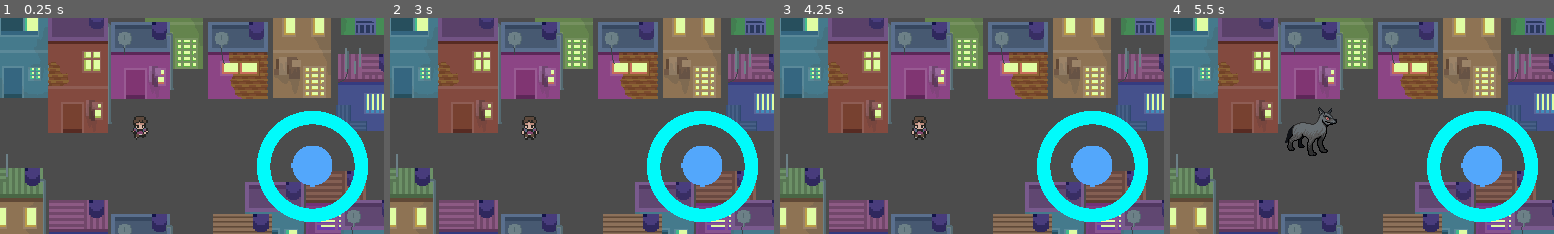
Above: before the commit, frames 1-4 (left to right).
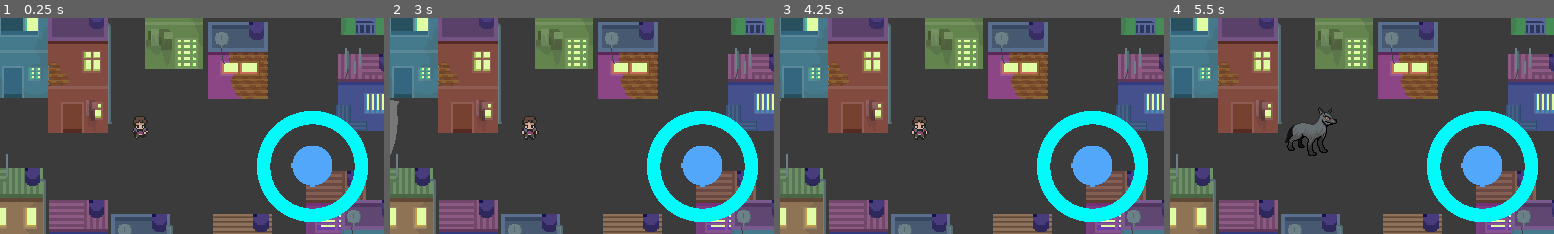
Above: after the commit, the same moments.

Repository: StitchedTeam/werewolf
Game: Godot game, scene res://Sandbox/Sandbox.tscn
The game is run twice, just before and just after one commit, with the same random seed, the same clock (stepped at 60 frames per second) and the same inputs. This scene is started directly instead of the project's main scene.
Inputs (mouse positions are in pixels of both pictures, inside the frame that each line leads up to):
- Up to frame 1 (0.25 s): no input
- Up to frame 2 (3 s): tap Enter at 0.5, 2 s; move the mouse to (666, 115) at 0.52 s; press the mouse at (666, 115) at 0.53 s; hold Right (ui_right) 0.53-1.28 s; tap Space (ui_select) at 0.77, 1.25, 1.52, 2.75 s; move the mouse to (505, 136) at 1.27 s; release the mouse at (505, 136) at 1.28 s; hold Left (ui_left) 1.28-2.03 s; click (505, 136) at 1.35 s; move the mouse to (620, 78) at 2.02 s; press the mouse at (620, 78) at 2.03 s; hold Right (ui_right) from 2.03 s (still down); move the mouse to (562, 169) at 2.77 s; release the mouse at (562, 169) at 2.78 s; click (562, 169) at 2.85 s
- Up to frame 3 (4.25 s): tap Space (ui_select) at 3.02, 3.77 s; move the mouse to (1087, 158) at 3.52 s; release Right (ui_right) at 3.53 s; press the mouse at (1087, 158) at 3.53 s; hold Left (ui_left) from 3.53 s (still down)
- Up to frame 4 (5.5 s): keep holding Left (ui_left); move the mouse to (1246, 93) at 4.27 s; release the mouse at (1246, 93) at 4.28 s; click (1246, 93) at 4.35 s; tap Space (ui_select) at 4.52 s; tap Enter at 5 s; move the mouse to (1381, 126) at 5.02 s; press the mouse at (1381, 126) at 5.03 s

The runs differ from the first frame. In frame 1, 13% of the frame differs, in the area x 28-87%, y 0-100%; in frame 2, 14%, in the area x 0-87%, y 0-100%; in frame 3, 13%; in frame 4, 13%.

Commit message:
Added 2D lighting to Sandbox scene

Diff:
--- a/Werewolf/Props/Scenario.tscn
+++ b/Werewolf/Props/Scenario.tscn
@@ -21,7 +21,7 @@
 collision_mask = 1
 occluder_light_mask = 1
 format = 1
-tile_data = PoolIntArray( -262134, 23, 0, -196604, 21, 0, -65537, 0, 0, -131069, 17, 0, -131066, 5, 0, -131064, 6, 0, -65535, 18, 0, -65526, 3, 0, 196615, 1, 0, 327679, 19, 0, 262147, 17, 0, 262150, 23, 0, 262153, 15, 0, 327681, 13, 0, 327690, 0, 0 )
+tile_data = PoolIntArray( -262134, 23, 0, -196604, 21, 0, -65537, 0, 0, -131066, 5, 0, -65535, 18, 0, -65526, 3, 0, 327679, 19, 0, 262147, 17, 0, 262150, 23, 0, 262153, 15, 0, 327681, 13, 0, 327690, 0, 0 )
 _sections_unfolded = [ "Cell", "Collision", "tile_set" ]
 __meta__ = {
 "_edit_lock_": true
--- a/Werewolf/Sandbox/Sandbox.gd
+++ b/Werewolf/Sandbox/Sandbox.gd
@@ -9,6 +9,7 @@
 func _process(delta):
 	find_direction_axis()
 	debug_wolf_mode()
+	debug_lighting()
 	pass
 
 func find_direction_axis():
@@ -42,3 +43,11 @@
 	if Input.is_action_just_pressed("ui_select"):
 		$Werewolf.switch_human()
 	pass
+
+func debug_lighting():
+	if Input.is_action_pressed("ui_right"):
+		$Light2D.position.x += 1
+	elif Input.is_action_pressed("ui_left"):
+		$Light2D.position.x -= 1
+
+	pass
--- a/Werewolf/Sandbox/Sandbox.tscn
+++ b/Werewolf/Sandbox/Sandbox.tscn
@@ -1,17 +1,196 @@
-[gd_scene load_steps=5 format=2]
+[gd_scene load_steps=11 format=2]
 
 [ext_resource path="res://Sandbox/Sandbox.gd" type="Script" id=1]
-[ext_resource path="res://Props/Scenario.tscn" type="PackedScene" id=2]
-[ext_resource path="res://Characters/Werewolf.tscn" type="PackedScene" id=3]
-[ext_resource path="res://UI/PlayerControl.tscn" type="PackedScene" id=4]
+[ext_resource path="res://Assets/Sprites/Placeholder/bg.png" type="Texture" id=2]
+[ext_resource path="res://Props/Scenario.tscn" type="PackedScene" id=3]
+[ext_resource path="res://Characters/Werewolf.tscn" type="PackedScene" id=4]
+[ext_resource path="res://UI/PlayerControl.tscn" type="PackedScene" id=5]
+[ext_resource path="res://Assets/Sprites/Placeholder/white_large.png" type="Texture" id=6]
+
+[sub_resource type="OccluderPolygon2D" id=1]
+
+closed = false
+cull_mode = 0
+polygon = PoolVector2Array( -30, 54, -30, -37, 29, -37, 29, 54 )
+_sections_unfolded = [ "polygon" ]
+
+[sub_resource type="OccluderPolygon2D" id=2]
+
+closed = false
+cull_mode = 0
+polygon = PoolVector2Array( -32, 27, -32, -21, 28, -21, 28, 28 )
+_sections_unfolded = [ "polygon" ]
+
+[sub_resource type="Animation" id=3]
+
+resource_name = "LightCycle"
+length = 1.0
+loop = false
+step = 0.1
+tracks/0/type = "value"
+tracks/0/path = NodePath("Area2D:position")
+tracks/0/interp = 1
+tracks/0/loop_wrap = true
+tracks/0/imported = false
+tracks/0/enabled = true
+tracks/0/keys = {
+"times": PoolRealArray( 0 ),
+"transitions": PoolRealArray( 1 ),
+"update": 0,
+"values": [ Vector2( 0, 0 ) ]
+}
+
+[sub_resource type="ConvexPolygonShape2D" id=4]
+
+custom_solver_bias = 0.0
+points = PoolVector2Array( 0.14, -10, 8.66025, 5, -8.66025, 5 )
+_sections_unfolded = [ "points" ]
 
 [node name="Sandbox" type="Node"]
 script = ExtResource( 1 )
 
-[node name="Scenario" parent="." instance=ExtResource( 2 )]
+[node name="bg" type="Sprite" parent="."]
+position = Vector2( 160, 128 )
+texture = ExtResource( 2 )
+__meta__ = {
+"_edit_lock_": true
+}
 
-[node name="Werewolf" parent="." instance=ExtResource( 3 )]
+[node name="Scenario" parent="." instance=ExtResource( 3 )]
+
+[node name="Werewolf" parent="." instance=ExtResource( 4 )]
 position = Vector2( 140, 110 )
 
-[node name="PlayerControl" parent="." instance=ExtResource( 4 )]
+[node name="PlayerControl" parent="." instance=ExtResource( 5 )]
 position = Vector2( 312, 148 )
+z_index = 1
+_sections_unfolded = [ "Grow Direction", "Transform", "Z Index" ]
+
+[node name="Light2D" type="Light2D" parent="."]
+position = Vector2( -1001, -48 )
+enabled = true
+editor_only = false
+texture = ExtResource( 6 )
+offset = Vector2( 0, 0 )
+texture_scale = 1.0
+color = Color( 1, 1, 1, 1 )
+energy = 1.0
+mode = 0
+range_height = 0.0
+range_z_min = -1024
+range_z_max = 0
+range_layer_min = 0
+range_layer_max = 0
+range_item_cull_mask = 1
+shadow_enabled = true
+shadow_color = Color( 0, 0, 0, 0 )
+shadow_buffer_size = 2048
+shadow_gradient_length = 0.0
+shadow_filter = 0
+shadow_filter_smooth = 0.0
+shadow_item_cull_mask = 1
+_sections_unfolded = [ "Shadow" ]
+
+[node name="LightOccluding" type="Node2D" parent="."]
+editor/display_folded = true
+
+[node name="TwoPavement" type="Node2D" parent="LightOccluding"]
+editor/display_folded = true
+
+[node name="TwoPavement" type="LightOccluder2D" parent="LightOccluding/TwoPavement"]
+position = Vector2( 18, 26 )
+occluder = SubResource( 1 )
+light_mask = 1
+_sections_unfolded = [ "occluder" ]
+
+[node name="TwoPavement2" type="LightOccluder2D" parent="LightOccluding/TwoPavement"]
+position = Vector2( 79, 61 )
+occluder = SubResource( 1 )
+light_mask = 1
+_sections_unfolded = [ "occluder" ]
+
+[node name="TwoPavement3" type="LightOccluder2D" parent="LightOccluding/TwoPavement"]
+position = Vector2( 175, -3 )
+occluder = SubResource( 1 )
+light_mask = 1
+_sections_unfolded = [ "occluder" ]
+
+[node name="TwoPavement4" type="LightOccluder2D" parent="LightOccluding/TwoPavement"]
+position = Vector2( 14, 218 )
+occluder = SubResource( 1 )
+light_mask = 1
+_sections_unfolded = [ "occluder" ]
+
+[node name="TwoPavement5" type="LightOccluder2D" parent="LightOccluding/TwoPavement"]
+position = Vector2( 78, 250 )
+occluder = SubResource( 1 )
+light_mask = 1
+_sections_unfolded = [ "occluder" ]
+
+[node name="TwoPavement6" type="LightOccluder2D" parent="LightOccluding/TwoPavement"]
+position = Vector2( 337, 221 )
+occluder = SubResource( 1 )
+light_mask = 1
+_sections_unfolded = [ "occluder" ]
+
+[node name="TwoPavement7" type="LightOccluder2D" parent="LightOccluding/TwoPavement"]
+position = Vector2( 372, 250 )
+occluder = SubResource( 1 )
+light_mask = 1
+_sections_unfolded = [ "occluder" ]
+
+[node name="OnePavement" type="Node2D" parent="LightOccluding"]
+editor/display_folded = true
+
+[node name="OnePavement" type="LightOccluder2D" parent="LightOccluding/OnePavement"]
+position = Vector2( 370, 86 )
+occluder = SubResource( 2 )
+light_mask = 1
+_sections_unfolded = [ "occluder" ]
+
+[node name="OnePavement2" type="LightOccluder2D" parent="LightOccluding/OnePavement"]
+position = Vector2( 373, -10 )
+occluder = SubResource( 2 )
+light_mask = 1
+_sections_unfolded = [ "occluder" ]
+
+[node name="OnePavement3" type="LightOccluder2D" parent="LightOccluding/OnePavement"]
+position = Vector2( 245, 246 )
+occluder = SubResource( 2 )
+light_mask = 1
+_sections_unfolded = [ "occluder" ]
+
+[node name="OnePavement4" type="LightOccluder2D" parent="LightOccluding/OnePavement"]
+position = Vector2( 240, 54 )
+occluder = SubResource( 2 )
+light_mask = 1
+_sections_unfolded = [ "occluder" ]
+
+[node name="OnePavement5" type="LightOccluder2D" parent="LightOccluding/OnePavement"]
+position = Vector2( 141, 248 )
+occluder = SubResource( 2 )
+light_mask = 1
+_sections_unfolded = [ "occluder" ]
+
+[node name="AnimationPlayer" type="AnimationPlayer" parent="."]
+root_node = NodePath("..")
+autoplay = ""
+playback_process_mode = 1
+playback_default_blend_time = 0.0
+playback_speed = 1.0
+anims/LightCycle = SubResource( 3 )
+blend_times = [  ]
+
+[node name="Area2D" type="Area2D" parent="."]
+input_pickable = true
+gravity_vec = Vector2( 0, 1 )
+gravity = 98.0
+linear_damp = 0.1
+angular_damp = 1.0
+audio_bus_override = false
+audio_bus_name = "Master"
+_sections_unfolded = [ "Transform" ]
+
+[node name="CollisionShape2D" type="CollisionShape2D" parent="Area2D"]
+shape = SubResource( 4 )
+_sections_unfolded = [ "shape" ]
Binary file added: Werewolf/Assets/Sprites/Placeholder/bg.png
Not shown, added: Werewolf/Assets/Sprites/Placeholder/bg.png.import
Binary file added: Werewolf/Assets/Sprites/Placeholder/white.png
Not shown, added: Werewolf/Assets/Sprites/Placeholder/white.png.import
Binary file added: Werewolf/Assets/Sprites/Placeholder/white_large.png
Not shown, added: Werewolf/Assets/Sprites/Placeholder/white_large.png.import
Not shown, added: WIP_Examples/werewolf_lighting_working.gif
